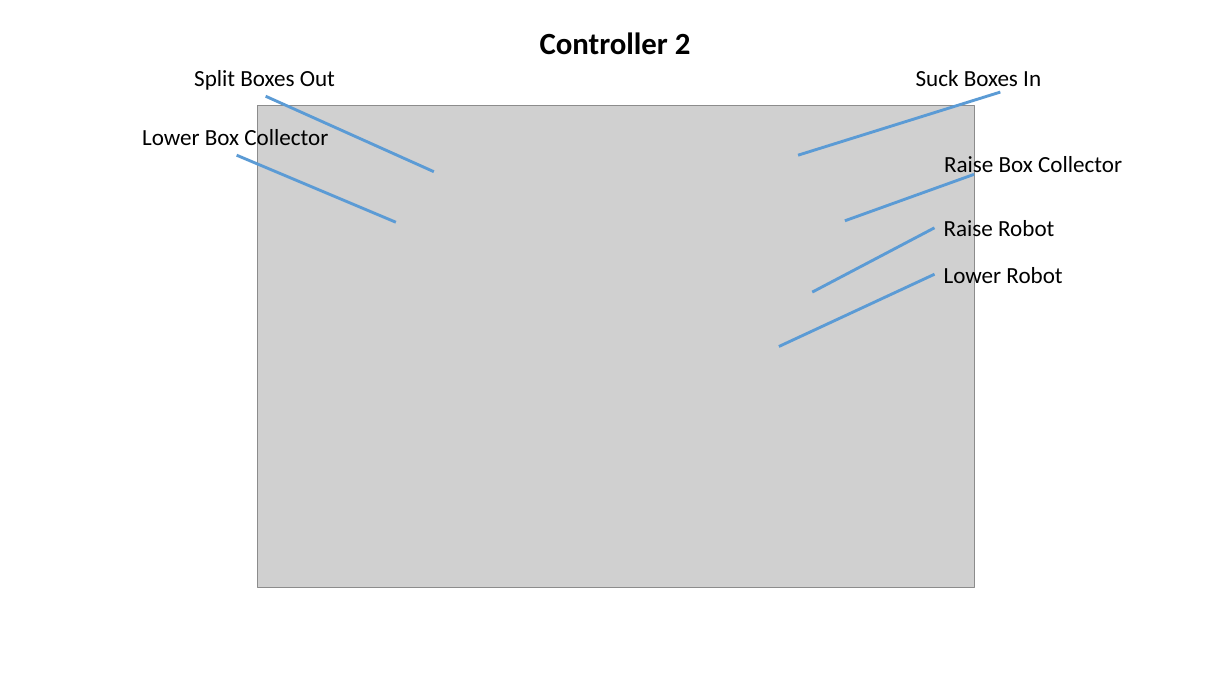
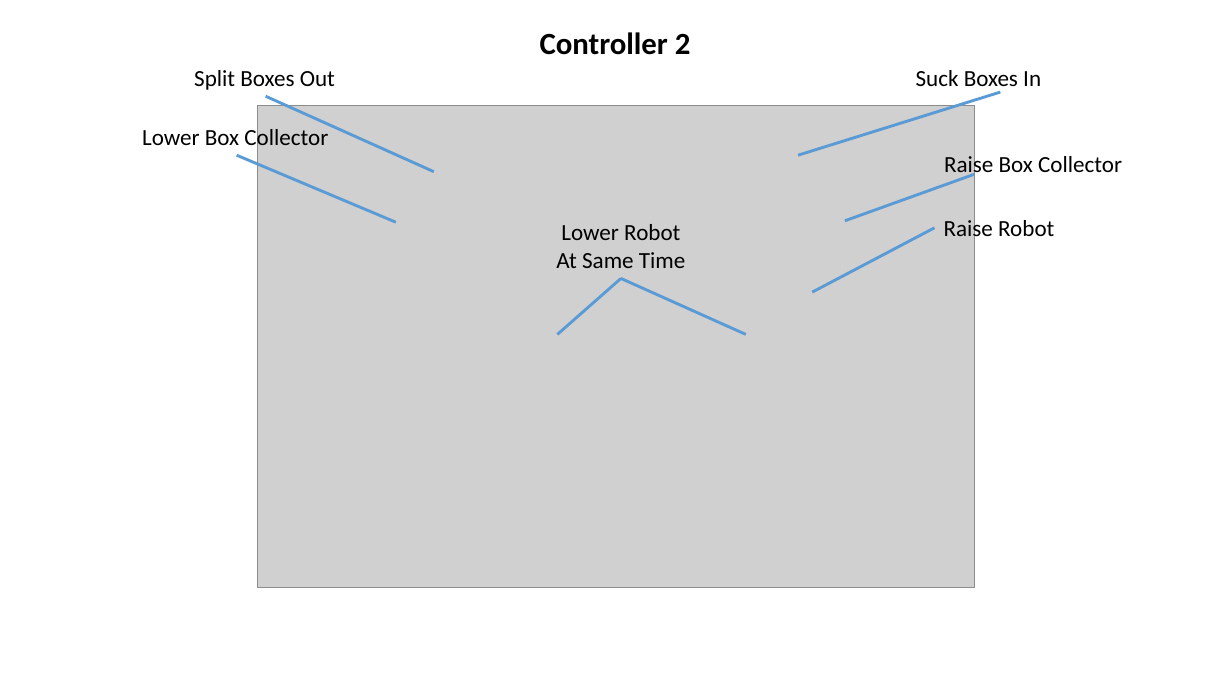
Before and after one commit to wre136/2018FRCRobot, a slide deck: slide 2 of 2018FRCRobot/2018 XBox Controller.pptx. Drawn at 1232x693 pixels with LibreOffice and Linux fonts; fonts in the diff are those of the drawing; grey boxes stand for pictures. Boxes give left, top, right and bottom in pixels: in the first picture for what was removed or moved away, otherwise in the second. Text is boxed around its words. In the diff, an @@ line names an element or a change of style, - is before the commit and + after.

```diff
--- a/2018FRCRobot/2018 XBox Controller.pptx
+++ b/2018FRCRobot/2018 XBox Controller.pptx
@@ text "Lower Robot": place and size @@
-text "Lower Robot" at (944, 263, 1062, 289)
+text "Lower Robot" at (556, 224, 685, 268)
@@ text at (561, 224, 680, 240): alignment left to centre @@
@@ text at (556, 252, 685, 268): paragraph added @@
+At Same Time
@@ line moved from (934, 274) - (779, 347) to (621, 278) - (557, 335) @@
@@ line added from (621, 278) to (746, 335), #5B9BD5 2.25 pt @@
```
Also in this commit, not shown: 1 other slide changed.
